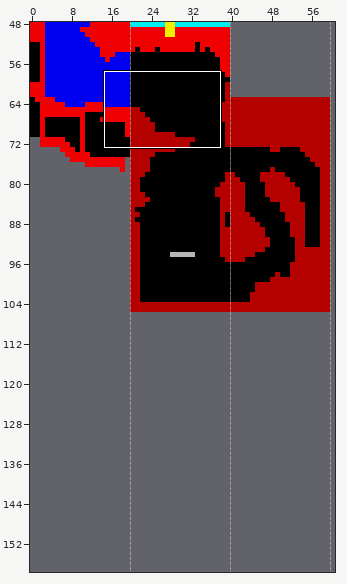
Tiled map -- map/level.tmx. The first picture is a wide view before the edit; the outline marks the close-up.
Close-up. Old version:
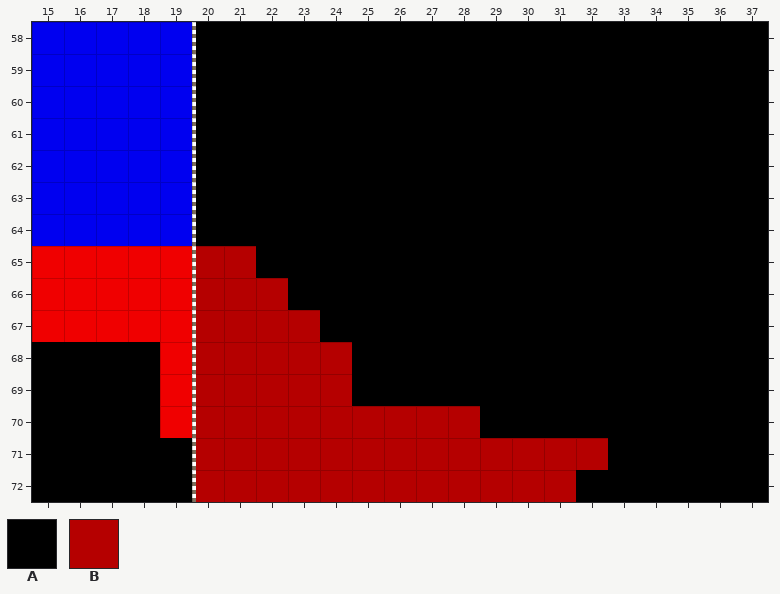
Cells are 8x8 px. Shown: x 15..37, y 58..72.
Key: from "Speccy-tiles": A 0, B 2.
_ is an empty cell.
Layers that did not change in this view are not listed.
Layer "level1" before, first column x 15:
58 _____AAAAAAAAAAAAAAAAAA
59 _____AAAAAAAAAAAAAAAAAA
60 _____AAAAAAAAAAAAAAAAAA
61 _____AAAAAAAAAAAAAAAAAA
62 _____AAAAAAAAAAAAAAAAAA
63 _____AAAAAAAAAAAAAAAAAA
64 _____AAAAAAAAAAAAAAAAAA
65 _____BBAAAAAAAAAAAAAAAA
66 _____BBBAAAAAAAAAAAAAAA
67 _____BBBBAAAAAAAAAAAAAA
68 _____BBBBBAAAAAAAAAAAAA
69 _____BBBBBAAAAAAAAAAAAA
70 _____BBBBBBBBBAAAAAAAAA
71 _____BBBBBBBBBBBBBAAAAA
72 _____BBBBBBBBBBBBAAAAAA
Once edited:
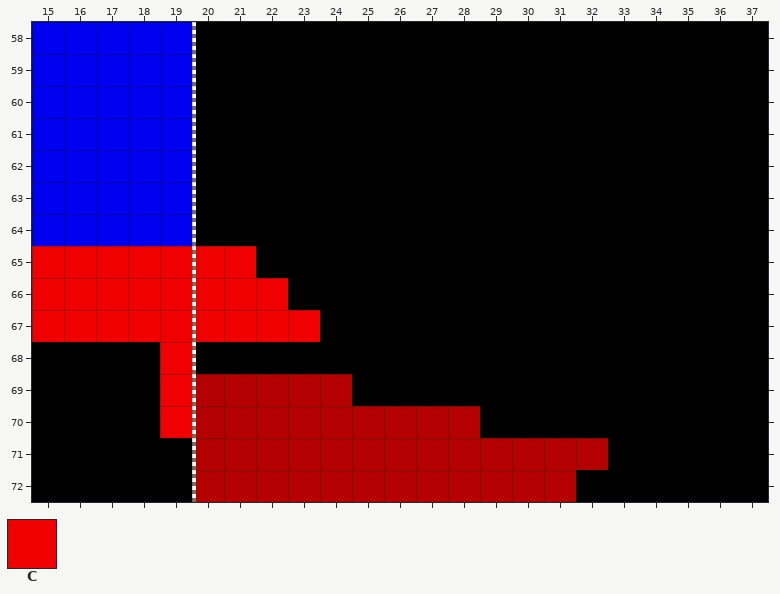
Further tiles: from "Speccy-tiles": C 10.
The commit says: Add ship_color setting on levels
From old to new:
Layer "level1":
y 65: x 20..21 BB -> CC
y 66: x 20..22 BBB -> CCC
y 67: x 20..23 BBBB -> CCCC
y 68: x 20..24 BBBBB -> AAAAA
Where, in picture pixels (left, top, right, bottom), the same in both close-ups:
changed: (196, 246, 352, 374)
